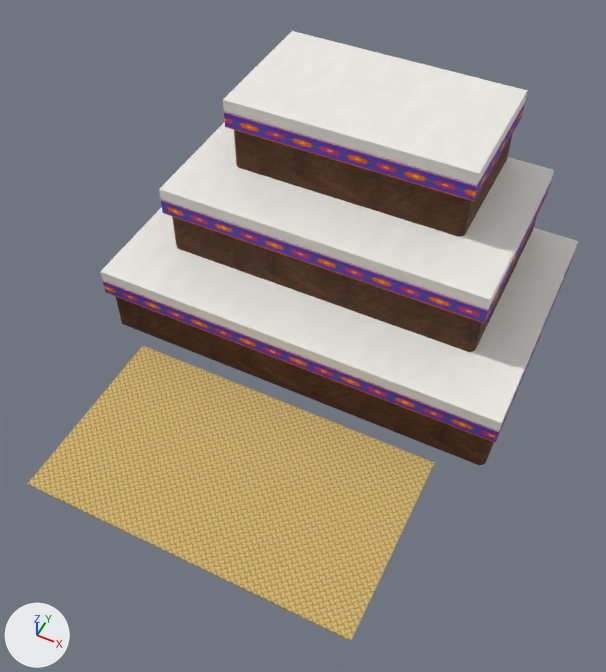
The glTF model assets/models/propios/altar_muertos.gltf as it was, and as the next commit left it.
Rendered twice from a 50 mm lens placed at (1.45, -3.45, 3.9), pointed at (0.1, -0.75, 0.52). Lighting does not change. The marker at lower left points along +X, +Y and +Z. The picture after the commit comes second. Where no turn or scale is listed for an object, it has been applied to the vertices.

In view in the first picture: 'nivel_1', 'nivel_2', 'nivel_3', 'petate'.
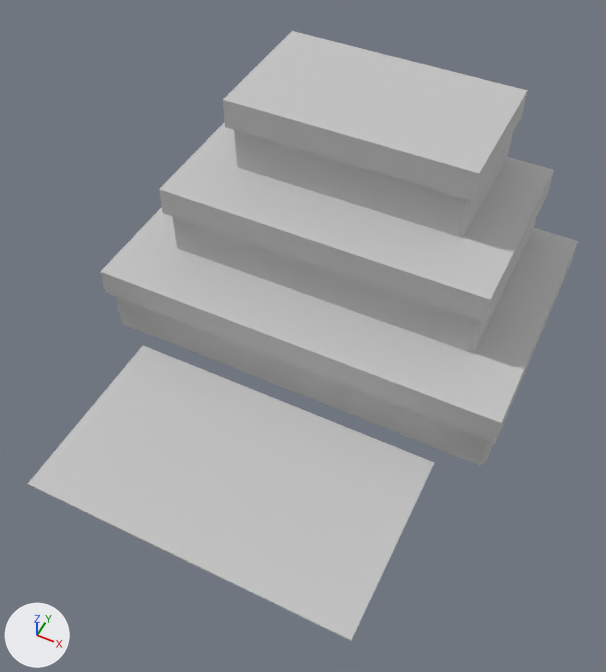
Edits to the bpy script that builds the scene:
```text
Change mat_madera_oscura:
    remove mat_madera_oscura.texture = img_madera_oscura_jpg
    add mat_madera_oscura.base_color = (0.55, 0.55, 0.55)  # light grey #c4c4c4
Change mat_mantel:
    remove mat_mantel.texture = img_mantel_png
    add mat_mantel.base_color = (0.55, 0.55, 0.55)  # light grey #c4c4c4
    mat_mantel.roughness: 0.9 -> 0.8
Change mat_petate:
    remove mat_petate.texture = img_petate_png
    add mat_petate.base_color = (0.55, 0.55, 0.55)  # light grey #c4c4c4
    mat_petate.roughness: 0.95 -> 0.8
```

What differs and where, as boxes (x1, y1, x2, y2) in the pictures (606 x 672 px):
'petate', surface changed (orange to light grey): (28, 346, 434, 641) in both
'nivel_1', surface changed: (100, 207, 578, 465) in both
'nivel_2', surface changed: (159, 122, 554, 352) in both
'nivel_3', surface changed: (223, 31, 528, 237) in both
